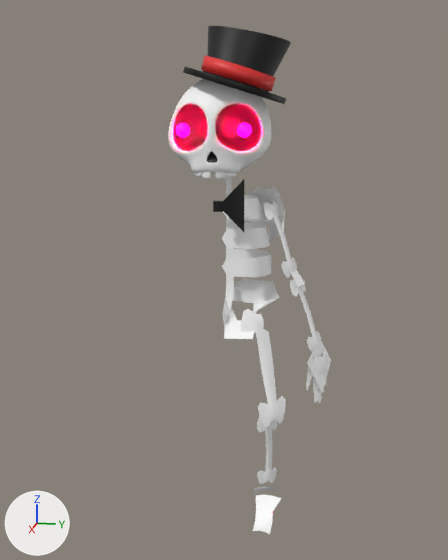
The glTF model skeleton-dance.glb, before and after one commit.
Rendered twice from a 50 mm camera at (11.84, 2.45, 7.87) aimed at (-0.26, 0.03, 4.85). The axes (+X, +Y, +Z) are drawn at lower left. The lights are the same throughout. Where no turn or scale is listed for an object, it has been applied to the vertices.

Before the edit, the objects in view are built like this:
```python
ob_jiggleskull_001 = bpy.data.objects.new('JiggleSkull.001', me_icosphere_009)
ob_jiggleskull_001.location = (-0.25, -0.01, 7.9)
ob_jiggleskull_002 = bpy.data.objects.new('JiggleSkull.002', me_icosphere_012)
ob_jiggleskull_002.location = (-0.35, -0.02, 5.76)
ob_jiggleskull_003 = bpy.data.objects.new('JiggleSkull.003', me_icosphere_011)
ob_jiggleskull_003.location = (-0.28, 0.01, 5.84)
ob_jiggleskull_004 = bpy.data.objects.new('JiggleSkull.004', me_icosphere_013)
ob_jiggleskull_004.location = (-0.25, -0.01, 7.78)
```
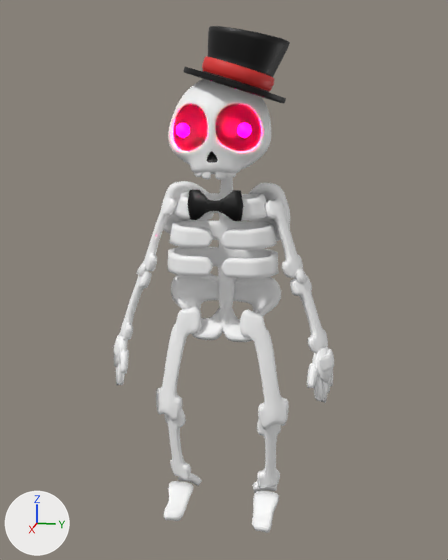
The newer file is also turned or shifted as a whole; pictures and numbers use the older file's frame.

What differs and where, as boxes (x1, y1, x2, y2) in the pictures (448 x 560 px):
'JiggleSkull.024', added
    after: (113, 195, 334, 533)
'JiggleSkull.023', added
    after: (161, 177, 290, 342)
    faces in mat_material_001 (white #ffffff): (161, 177, 290, 342)
    faces in mat_material_002 (black #000000): (187, 190, 243, 221)
'JiggleSkull.003', deleted
    before: (213, 177, 285, 339)
    faces in mat_material_001 (white #ffffff): (222, 177, 285, 339)
    faces in mat_material_002 (black #000000): (213, 179, 244, 232)
'JiggleSkull.002', deleted
    before: (241, 200, 331, 534)
'JiggleSkull.004', deleted
    before: (183, 25, 291, 104)
    faces in mat_material_002 (black #000000): (183, 25, 291, 104)
    faces in mat_material_007 (red #e7322f): (201, 56, 276, 91)
'JiggleSkull.025', added
    after: (184, 26, 290, 104)
    faces in mat_material_002 (black #000000): (184, 26, 290, 104)
    faces in mat_material_007 (red #e7322f): (202, 56, 274, 91)

Edits to the bpy script that builds the scene:
```text
Add me_icosphere_037:
    me_icosphere_037.from_pydata(...)  # 2370 vertices, 4736 faces; spans x -0.95..1.05, y -0.69..1.27, z 0.53..1.89
    # faces by material slot: [3968, 768]
    me_icosphere_037.materials.append(mat_material_002)  # black #000000
    me_icosphere_037.materials.append(mat_material_007)  # red #e7322f
Add me_icosphere_036:
    me_icosphere_036.from_pydata(...)  # 3000 vertices, 5888 faces; spans x -0.61..0.91, y -2.34..2.34, z -6.21..0.79
    me_icosphere_036.materials.append(mat_material_001)  # white #ffffff
Add me_icosphere_035:
    me_icosphere_035.from_pydata(...)  # 3484 vertices, 6952 faces; spans x -0.74..0.93, y -1.33..1.33, z -2.27..1.32
    # faces by material slot: [6752, 200]
    me_icosphere_035.materials.append(mat_material_001)  # white #ffffff
    me_icosphere_035.materials.append(mat_material_002)  # black #000000
Remove ob_jiggleskull_003:
    ob_jiggleskull_003 = bpy.data.objects.new('JiggleSkull.003', me_icosphere_011)
    ob_jiggleskull_003.location = (-0.28, 0.01, 5.84)
Remove ob_jiggleskull_002:
    ob_jiggleskull_002 = bpy.data.objects.new('JiggleSkull.002', me_icosphere_012)
    ob_jiggleskull_002.location = (-0.35, -0.02, 5.76)
Remove ob_jiggleskull_004:
    ob_jiggleskull_004 = bpy.data.objects.new('JiggleSkull.004', me_icosphere_013)
    ob_jiggleskull_004.location = (-0.25, -0.01, 7.78)
Add ob_jiggleskull_025:
    ob_jiggleskull_025 = bpy.data.objects.new('JiggleSkull.025', me_icosphere_037)
    ob_jiggleskull_025.location = (-0.25, -0.01, 7.78)
Add ob_jiggleskull_024:
    ob_jiggleskull_024 = bpy.data.objects.new('JiggleSkull.024', me_icosphere_036)
    ob_jiggleskull_024.location = (-0.35, -0.02, 5.76)
Add ob_jiggleskull_023:
    ob_jiggleskull_023 = bpy.data.objects.new('JiggleSkull.023', me_icosphere_035)
    ob_jiggleskull_023.location = (-0.28, 0.01, 5.84)
```
